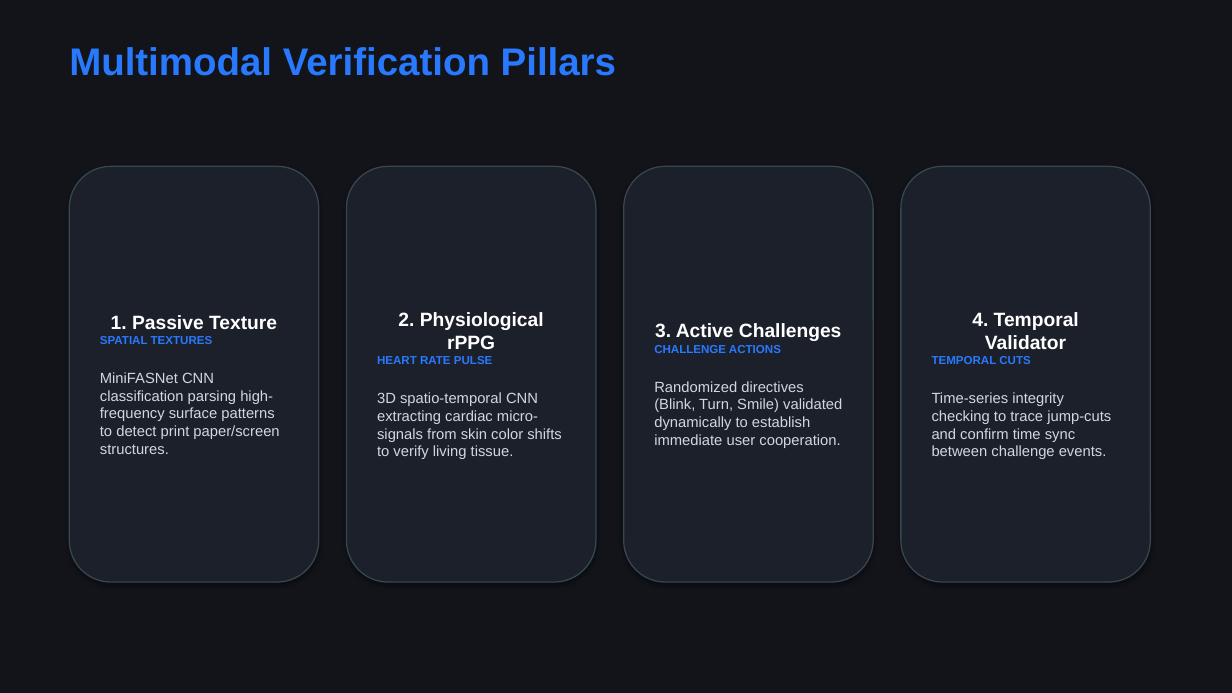
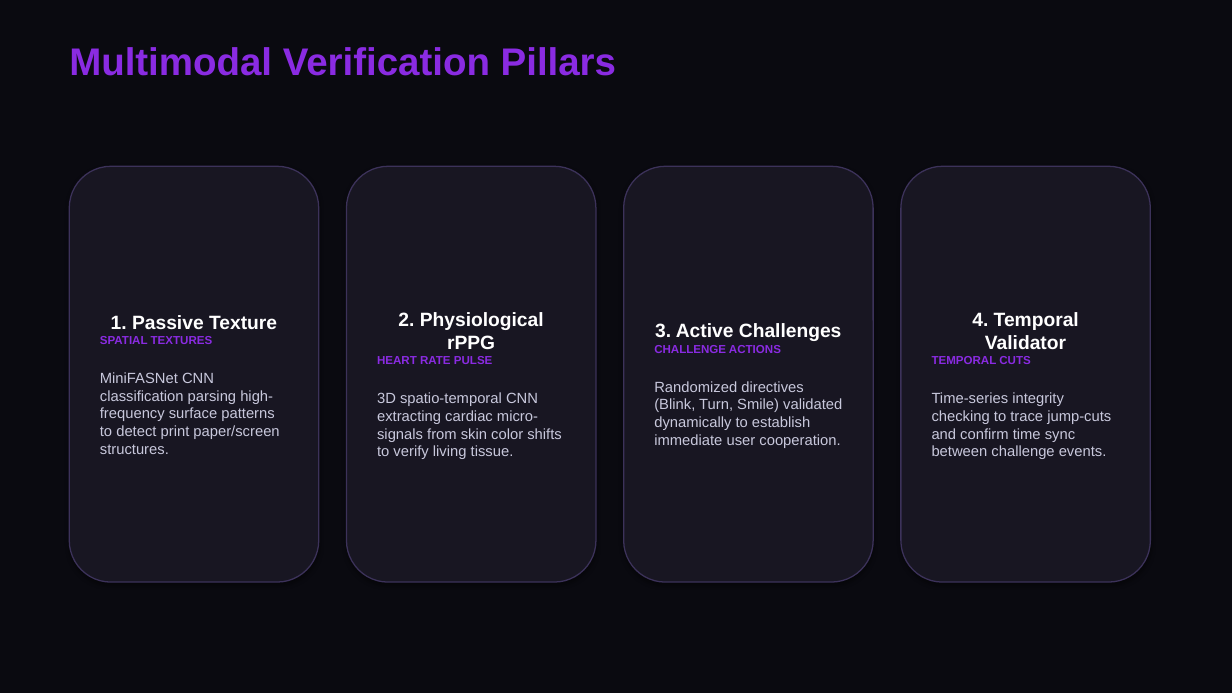
Before and after one commit to sthavirpunwatkar/SHIELD-Secure-Human-Identity-Liveness-Evaluation-Detection, a slide deck: slide 4 of reports/cdac_project_review.pptx. Drawn at 1232x693 pixels with LibreOffice and Linux fonts; fonts in the diff are those of the drawing. Boxes give left, top, right and bottom in pixels: in the first picture for what was removed or moved away, otherwise in the second. Text is boxed around its words. In the diff, an @@ line names an element or a change of style, - is before the commit and + after.

```diff
--- a/reports/cdac_project_review.pptx
+++ b/reports/cdac_project_review.pptx
@@ background #12141A to #0A0A10 @@
@@ text "Multimodal Verification Pillars" at (69,47,616,76): text colour #2979FF to #8A2BE2 @@
@@ fill #1C202A to #181622; outline #37474F 1 pt to #3C325A 1 pt in 4 elements at (69,166,319,582), (347,166,596,582), (624,166,873,582), (901,166,1151,582) @@
@@ text in rounded rectangle at (100,336,279,454): text colour #2979FF to #8A2BE2 in "SPATIAL TEXTURES"; text colour #D2D7DF to #C8C8DC in "MiniFASNet CNN classification parsing high-frequency surface ..." @@
@@ text in rounded rectangle at (377,356,561,459): text colour #2979FF to #8A2BE2 in "HEART RATE PULSE"; text colour #D2D7DF to #C8C8DC in "3D spatio-temporal CNN extracting cardiac micro-signals from ..." @@
@@ text in rounded rectangle at (654,345,842,448): text colour #2979FF to #8A2BE2 in "CHALLENGE ACTIONS"; text colour #D2D7DF to #C8C8DC in "Randomized directives (Blink, Turn, Smile) validated dynamic ..." @@
@@ text in rounded rectangle at (932,356,1111,459): text colour #2979FF to #8A2BE2 in "TEMPORAL CUTS"; text colour #D2D7DF to #C8C8DC in "Time-series integrity checking to trace jump-cuts and ..." @@
```
Also in this commit, not shown: 5 other slides changed, 1 slide added, 1 slide removed, 4 other files.
